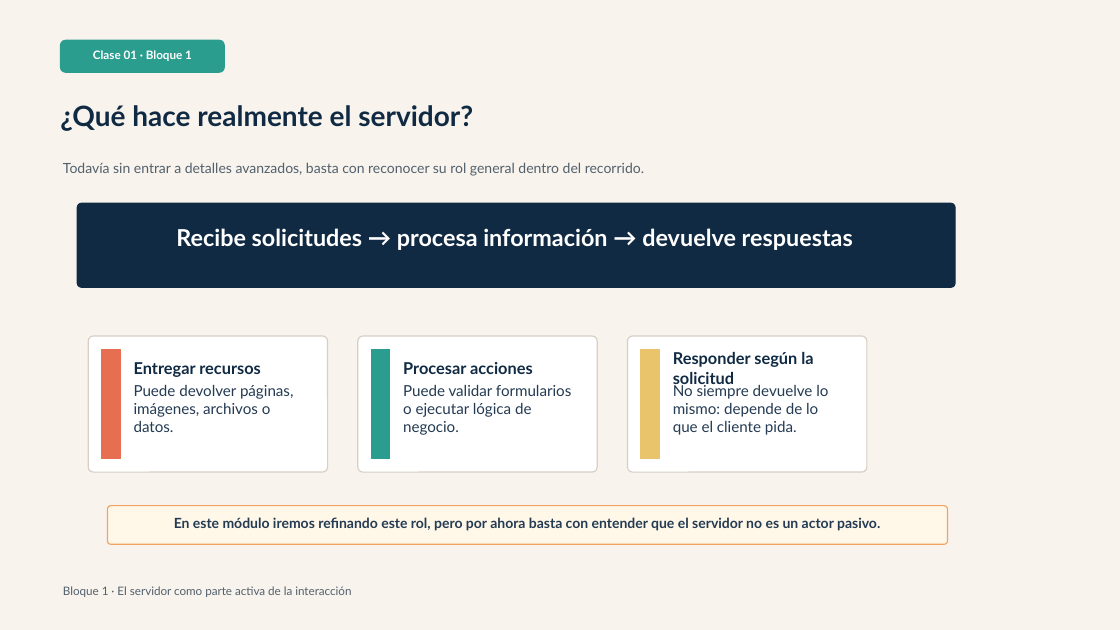
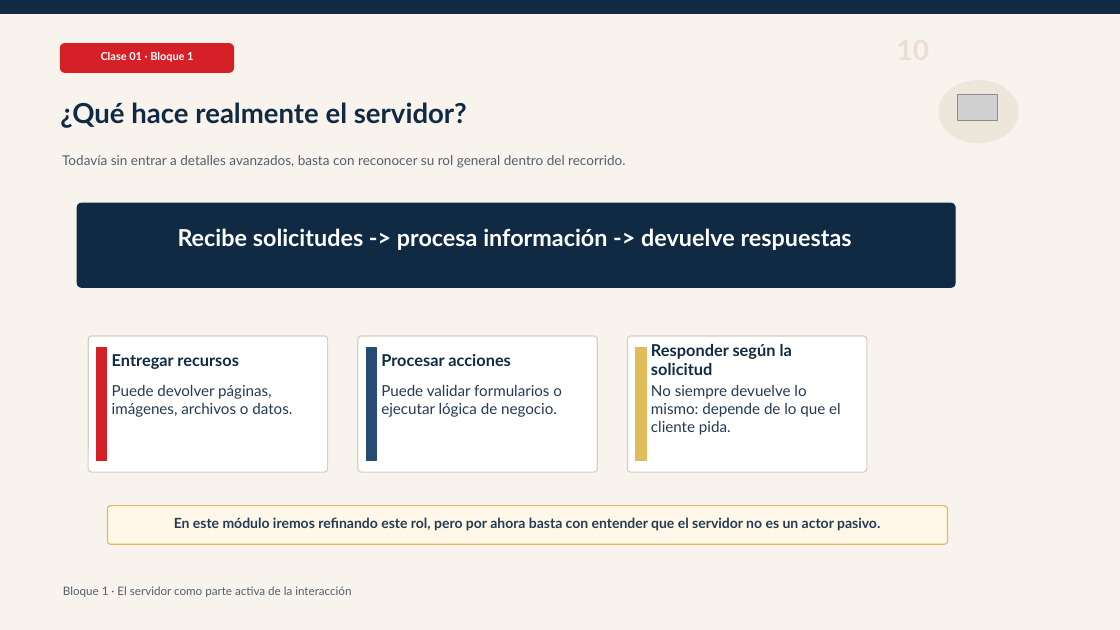
Before and after one commit to Dieg0Code/PRO301_Taller_de_Aplicaciones_para_Internet, a slide deck: slide 10 of clases/semana-01/01/ppt/Clase-01-Bloque-1-La-Web-No-Es-Magia.pptx. Drawn at 1120x630 pixels with LibreOffice and Linux fonts; fonts in the diff are those of the drawing; grey boxes stand for pictures. Boxes give left, top, right and bottom in pixels: in the first picture for what was removed or moved away, otherwise in the second. Text is boxed around its words. In the diff, an @@ line names an element or a change of style, - is before the commit and + after.

```diff
--- a/clases/semana-01/01/ppt/Clase-01-Bloque-1-La-Web-No-Es-Magia.pptx
+++ b/clases/semana-01/01/ppt/Clase-01-Bloque-1-La-Web-No-Es-Magia.pptx
@@ rectangle added at [0, 0, 1120, 13], fill #102A43, outline #102A43 1 pt @@
@@ rounded rectangle: place and size @@
-rounded rectangle at [60, 40, 224, 72]
+rounded rectangle at [60, 44, 234, 72]
@@ rounded rectangle at [60, 44, 234, 72]: fill #2A9D8F to #D62027; outline #2A9D8F 1 pt to #D62027 1 pt; proportions changed @@
@@ text "Clase 01 · Bloque 1" at [101, 52, 193, 62]: size 10 to 9.4 pt @@
@@ text "¿Qué hace realmente el servidor?" at [60, 102, 467, 128]: size 24 to 23.6 pt @@
@@ ellipse added at [939, 81, 1018, 143], fill #EDE6DA, outline #EDE6DA 1 pt @@
@@ picture added at [958, 95, 998, 120] @@
@@ text "Todavía sin entrar a detalles ..." at [62, 155, 625, 168]: size 12 to 11.6 pt @@
@@ text at [178, 228, 852, 250]: text changed @@
-Recibe solicitudes → procesa información → devuelve respuestas
+Recibe solicitudes -> procesa información -> devuelve respuestas
@@ rectangle: place and size @@
-rectangle at [102, 350, 120, 459]
+rectangle at [97, 348, 107, 460]
@@ rectangle at [97, 348, 107, 460]: fill #E76F51 to #D62027; outline #E76F51 1 pt to #D62027 1 pt @@
@@ text "Entregar recursos": place and size @@
-text "Entregar recursos" at [134, 362, 261, 377]
+text "Entregar recursos" at [112, 354, 239, 369]
@@ rectangle: place and size @@
-rectangle at [371, 350, 390, 459]
+rectangle at [366, 348, 376, 460]
@@ rectangle at [366, 348, 376, 460]: fill #2A9D8F to #284B75; outline #2A9D8F 1 pt to #284B75 1 pt @@
@@ text "Procesar acciones": place and size @@
-text "Procesar acciones" at [403, 362, 533, 374]
+text "Procesar acciones" at [381, 354, 511, 366]
@@ proportions changed in 3 elements at [88, 336, 328, 472], [358, 336, 597, 472], [628, 336, 867, 472] @@
@@ rectangle: place and size @@
-rectangle at [641, 350, 660, 459]
+rectangle at [636, 348, 646, 460]
@@ rectangle at [636, 348, 646, 460]: fill #E9C46A to #E0BC5A; outline #E9C46A 1 pt to #E0BC5A 1 pt @@
@@ text "Responder según la solicitud" rewrapped from [673, 352, 813, 388] to [651, 344, 792, 375] @@
@@ text "Puede devolver páginas, imágenes, archivos ..." rewrapped from [134, 385, 293, 432] to [112, 385, 292, 417] @@
@@ text "Puede validar formularios o ejecutar ..." rewrapped from [403, 385, 571, 435] to [381, 385, 562, 417] @@
@@ text "No siempre devuelve lo mismo: ..." rewrapped from [673, 383, 828, 435] to [651, 385, 841, 435] @@
@@ rounded rectangle at [108, 506, 948, 544]: outline #F4A261 1 pt to #E0BC5A 1 pt @@
```
Also in this commit, not shown: 57 other slides changed, 3 slides added, 2 slides removed, 26 other files.
